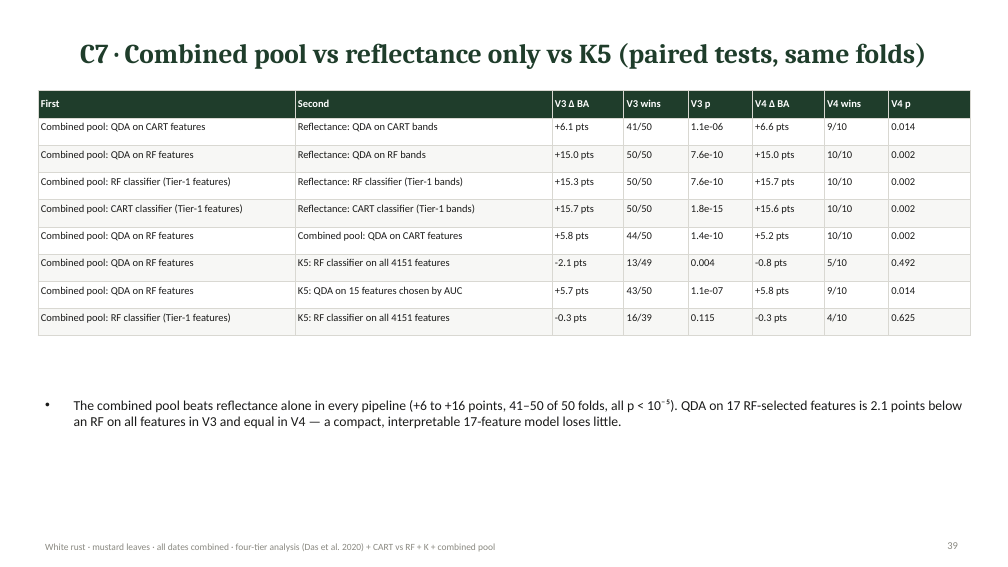
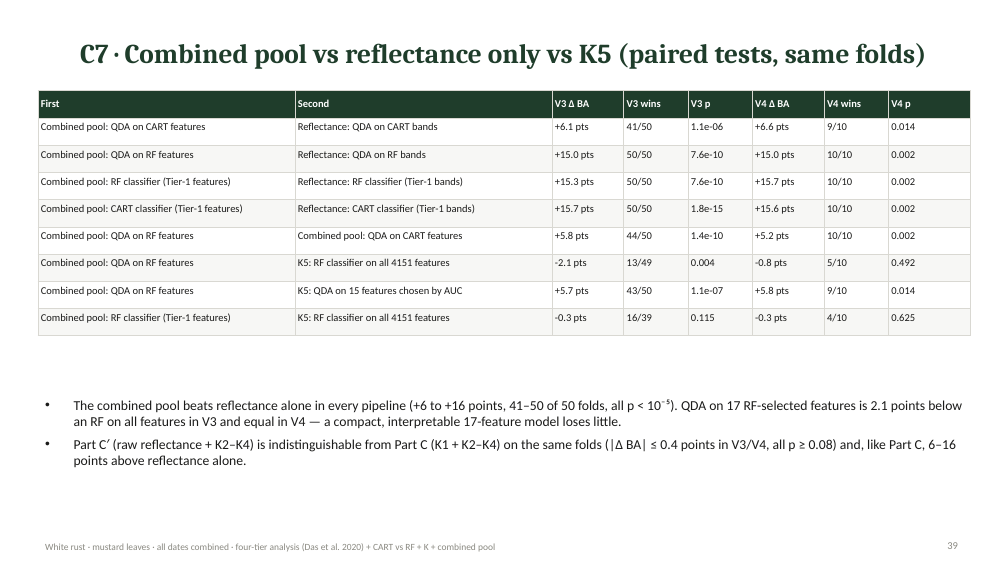
Before and after one commit to animesh809359-afk/sonu, a slide deck: slide 39 of deliverables/WhiteRust_AllDates/WhiteRust_Mustard_Leaf_AllDates_FourTier_CART_RF_K_Combined_Presentation.pptx. Drawn at 1008x567 pixels with LibreOffice and Linux fonts; fonts in the diff are those of the drawing. Boxes give left, top, right and bottom in pixels: in the first picture for what was removed or moved away, otherwise in the second. Text is boxed around its words. In the diff, an @@ line names an element or a change of style, - is before the commit and + after.

```diff
--- a/deliverables/WhiteRust_AllDates/WhiteRust_Mustard_Leaf_AllDates_FourTier_CART_RF_K_Combined_Presentation.pptx
+++ b/deliverables/WhiteRust_AllDates/WhiteRust_Mustard_Leaf_AllDates_FourTier_CART_RF_K_Combined_Presentation.pptx
@@ text at [74,439,956,467]: paragraph added @@
+• Part C′ (raw reflectance + K2–K4) is indistinguishable from Part C (K1 + K2–K4) on the same folds (|Δ BA| ≤ 0.4 points in V3/V4, all p ≥ 0.08) and, like Part C, 6–16 points above reflectance alone.
```
Also in this commit, not shown: 5 other slides changed, 10 slides added, 13 other files.
